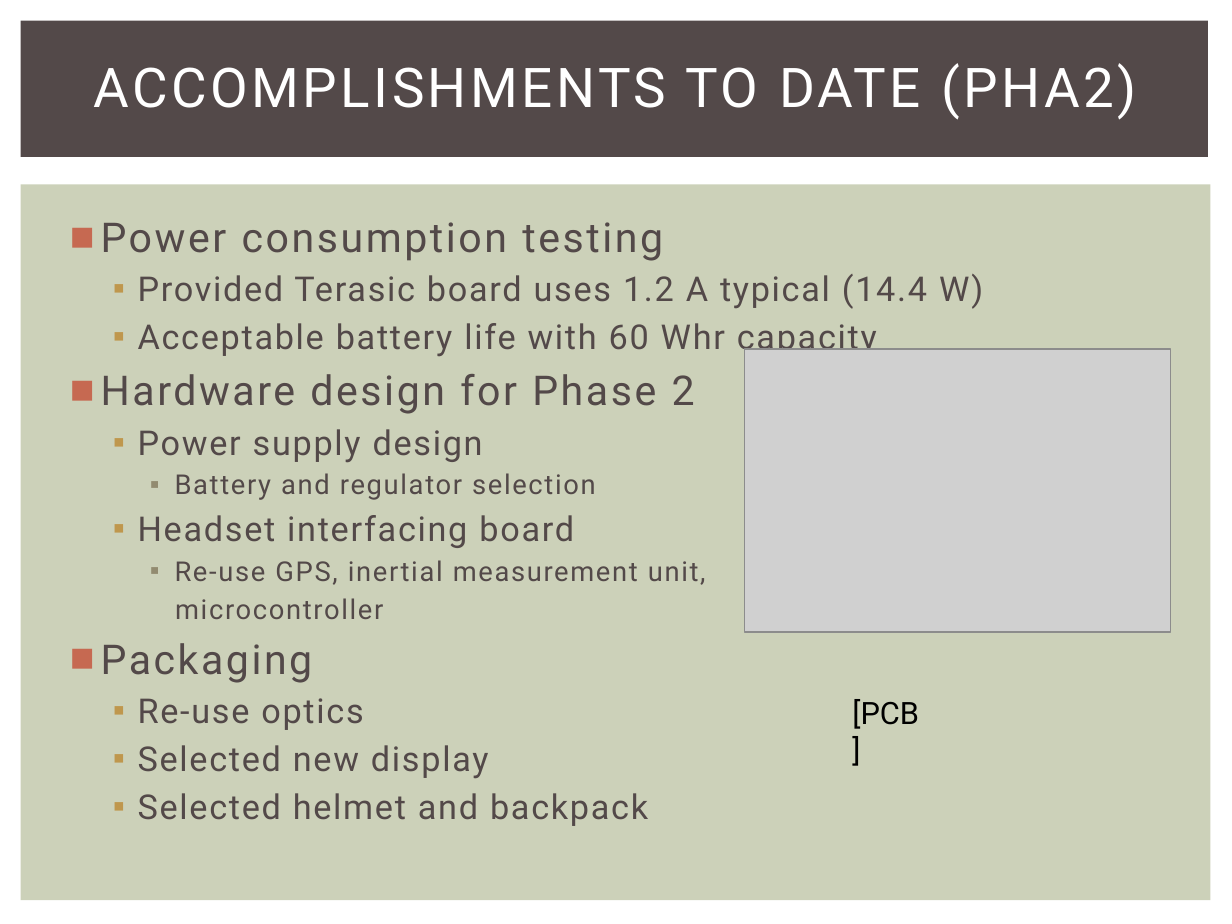
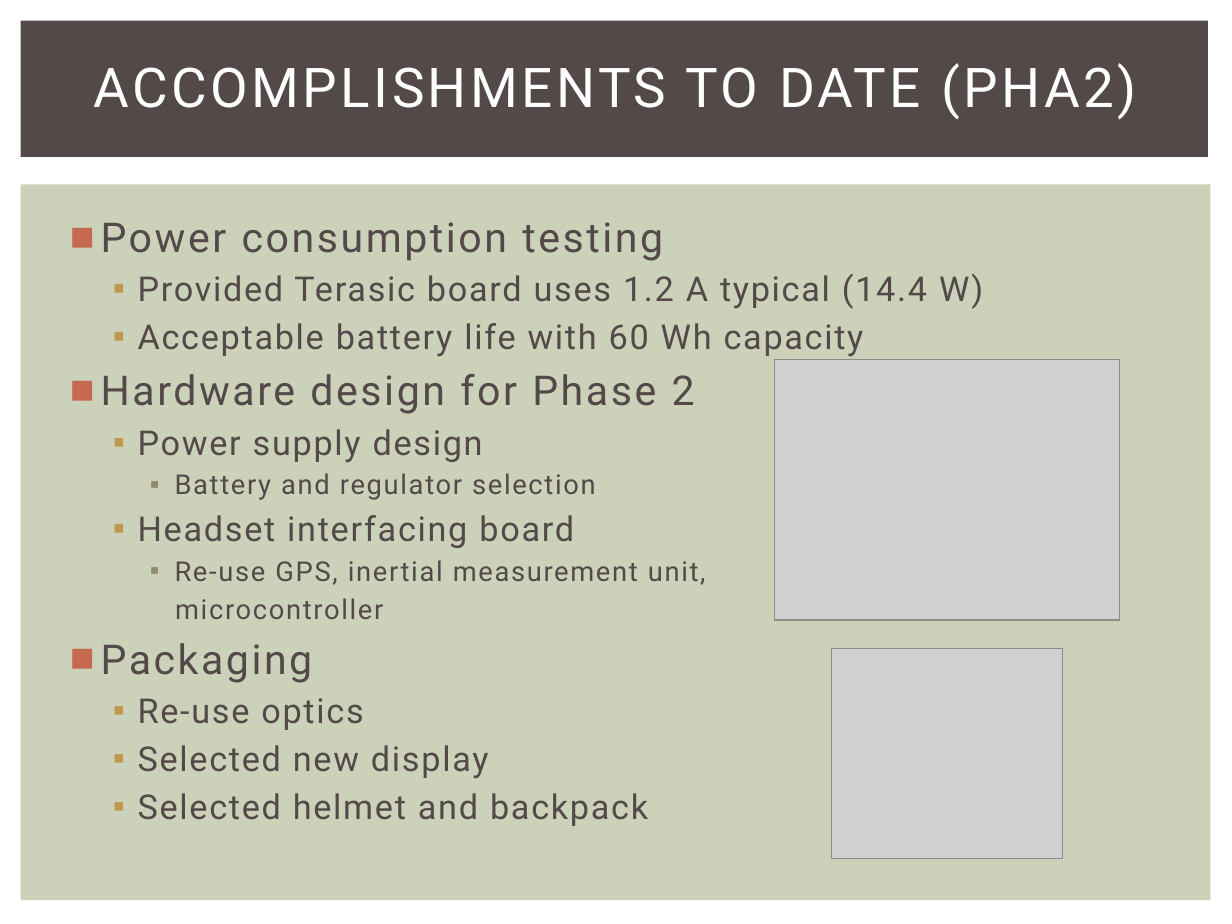
Before and after one commit to snowpuppy/augreality, a slide deck: slide 11 of doc/AugRealityMidReview.pptx. Drawn at 1232x924 pixels with LibreOffice and Linux fonts; fonts in the diff are those of the drawing; grey boxes stand for pictures. Boxes give left, top, right and bottom in pixels: in the first picture for what was removed or moved away, otherwise in the second. Text is boxed around its words. In the diff, an @@ line names an element or a change of style, - is before the commit and + after.

```diff
--- a/doc/AugRealityMidReview.pptx
+++ b/doc/AugRealityMidReview.pptx
@@ text at box(138, 323, 864, 356): text changed @@
-  ▪ Acceptable battery life with 60 Whr capacity
+  ▪ Acceptable battery life with 60 Wh capacity
@@ picture: place and size @@
-picture at box(744, 349, 1170, 632)
+picture at box(775, 360, 1120, 621)
@@ picture added at box(832, 649, 1063, 859) @@
@@ text removed at box(852, 699, 919, 729) @@
-[PCB]
```
Also in this commit, not shown: 8 other slides changed.
